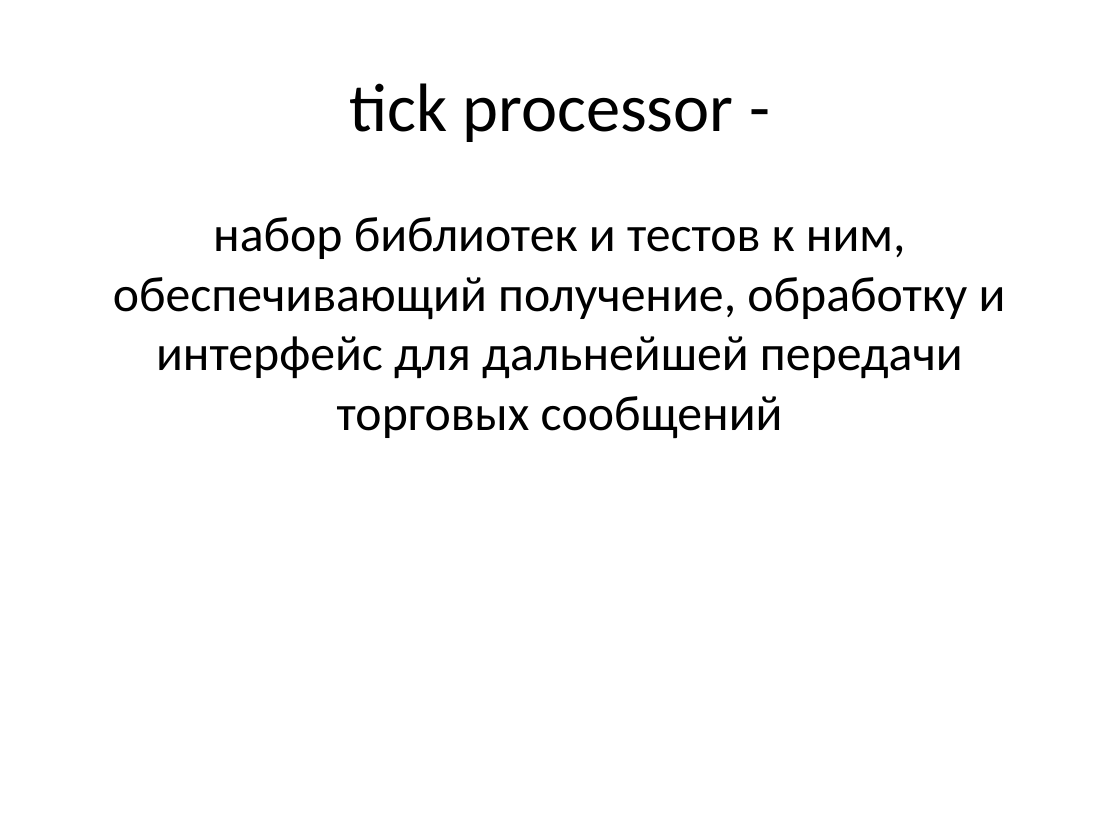
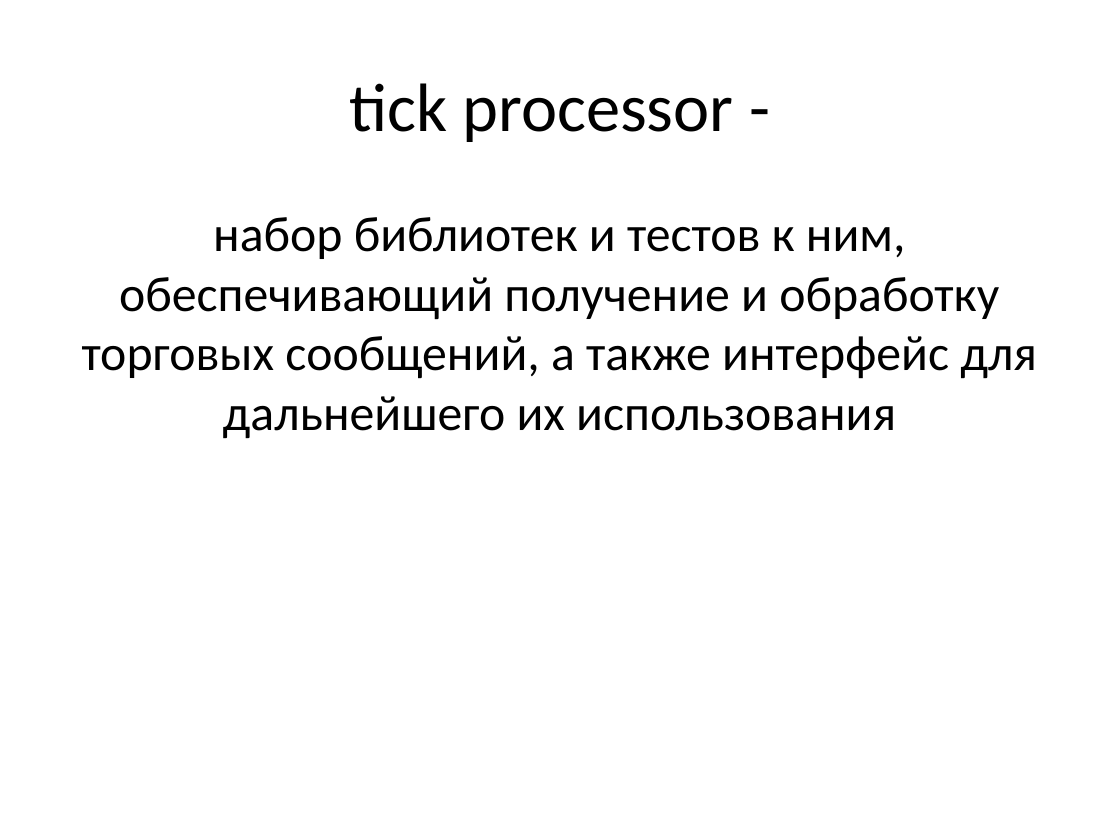
Before and after one commit to russov/cpp_craft_1013, a slide deck: slide 8 of lections/cpp_craft_lec_8_pre.pptx. Drawn at 1120x840 pixels with LibreOffice and Linux fonts; fonts in the diff are those of the drawing. Boxes give left, top, right and bottom in pixels: in the first picture for what was removed or moved away, otherwise in the second. Text is boxed around its words. In the diff, an @@ line names an element or a change of style, - is before the commit and + after.

```diff
--- a/lections/cpp_craft_lec_8_pre.pptx
+++ b/lections/cpp_craft_lec_8_pre.pptx
@@ text at <box>82,217,1037,439</box>: text changed @@
-набор библиотек и тестов к ним, обеспечивающий получение, обработку и интерфейс для дальнейшей передачи торговых сообщений
+набор библиотек и тестов к ним, обеспечивающий получение и обработку торговых сообщений, а также интерфейс для дальнейшего их использования
```
Also in this commit, not shown: 3 other slides changed, 6 slides added.
